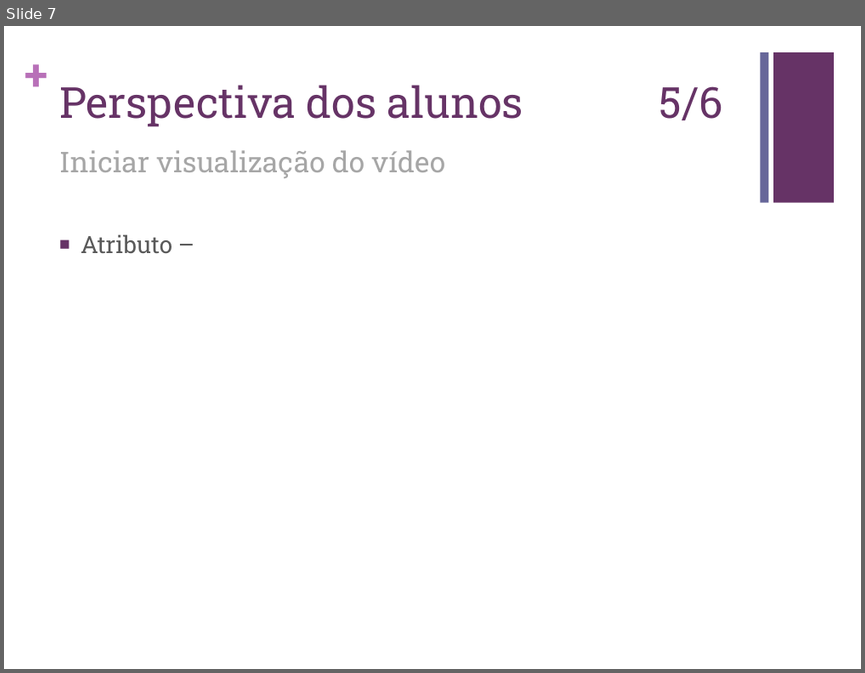
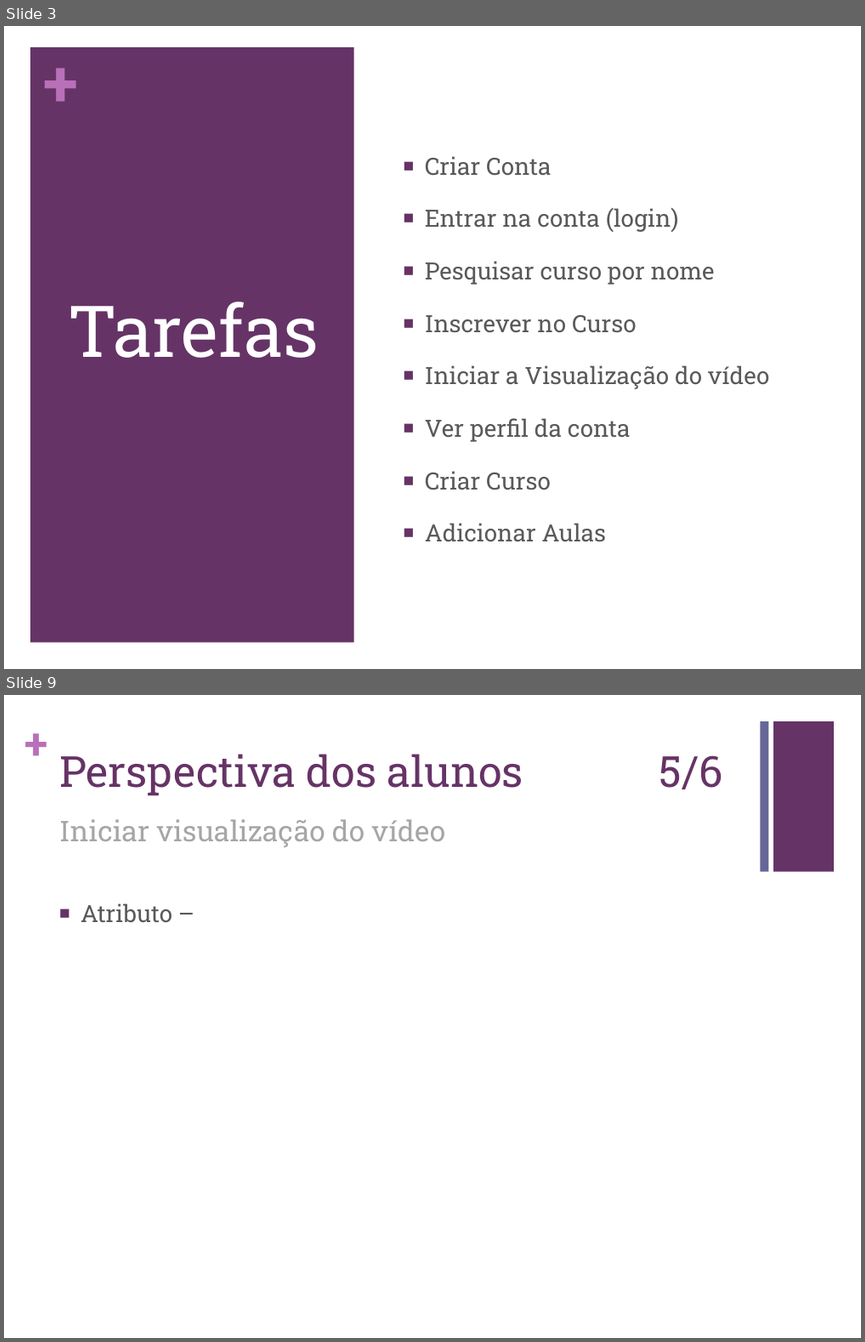
Before and after one commit to carboned4/C_C_U-2015-10, a slide deck: Aula 08/G10 - Apresentacao - Lab08.pptx. Shown one above the other, each under a label of ours: slide 7 before the commit, slides 3 and 9 after it; the slides between them are not shown. The pictures are 865x673 and 865x1342 pixels, drawn with LibreOffice and Linux fonts; fonts in the diff are those of the drawing. Boxes give left, top, right and bottom in pixels: in the first picture for what was removed or moved away, otherwise in the second. Text is boxed around its words. In the diff, an @@ line names an element or a change of style, - is before the commit and + after.

```diff
--- a/Aula 08/G10 - Apresentacao - Lab08.pptx
+++ b/Aula 08/G10 - Apresentacao - Lab08.pptx
@@ slide 3 added at (4,26,861,669), background #FFFFFF @@
@@ rectangle added at (30,47,353,642), fill #663366 @@
@@ text added at (43,42,82,120), 54 pt, text #B870B8, bold @@
++
@@ text added at (425,156,769,542), 20 pt, text #595959 @@
+■ Criar Conta
+■ Entrar na conta (login)
+■ Pesquisar curso por nome
+■ Inscrever no Curso
+■ Iniciar a Visualização do vídeo
+■ Ver perfil da conta
+■ Criar Curso
+■ Adicionar Aulas
@@ title added at (68,301,318,358), 60 pt, text #FFFFFF @@
+Tarefas
@@ what was slide 7 is now slide 9 @@
```
Also in this commit, not shown: 8 slides changed, 1 other slide added.
